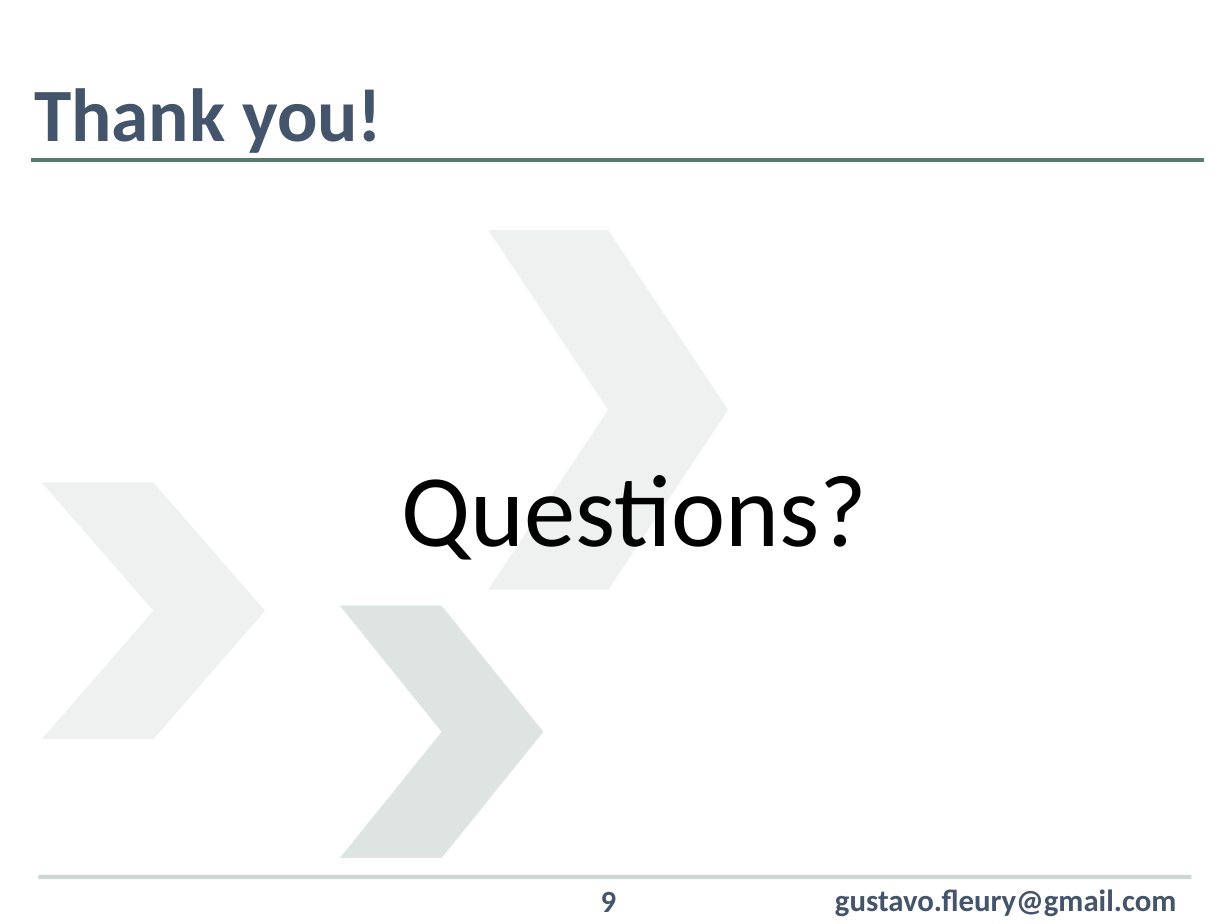
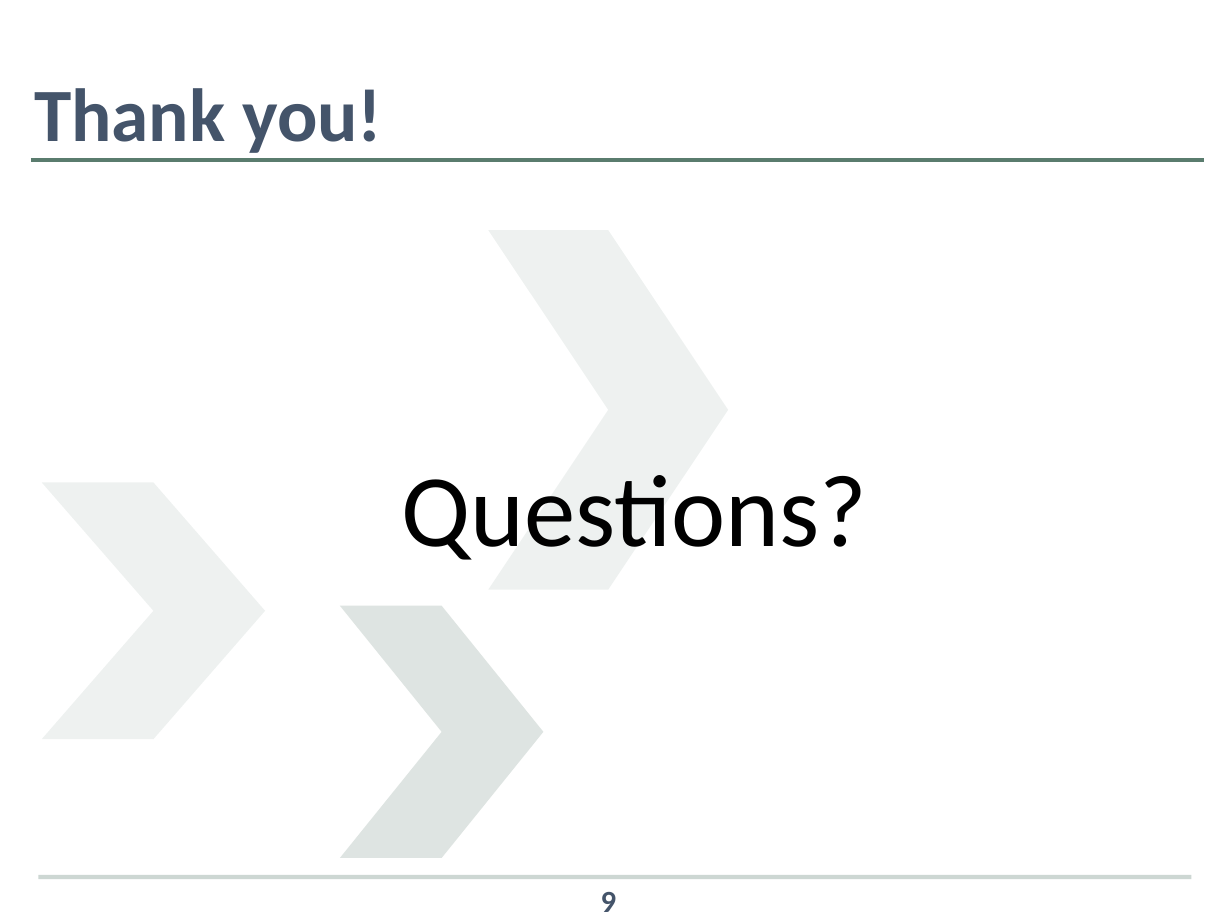
Before and after one commit to BERKANECylia/ADEO_Project, a slide deck: slide 9 of Documents/Presentation 1.pptx. Drawn at 1232x924 pixels with LibreOffice and Linux fonts; fonts in the diff are those of the drawing; background and template pictures are left out. Boxes give left, top, right and bottom in pixels: in the first picture for what was removed or moved away, otherwise in the second. Text is boxed around its words. In the diff, an @@ line names an element or a change of style, - is before the commit and + after.

```diff
--- a/Documents/Presentation 1.pptx
+++ b/Documents/Presentation 1.pptx
@@ text removed at [835, 889, 1176, 916] @@
-gustavo.fleury@gmail.com
```
Also in this commit, not shown: 1 other slide changed, 7 slides added, 7 slides removed.
